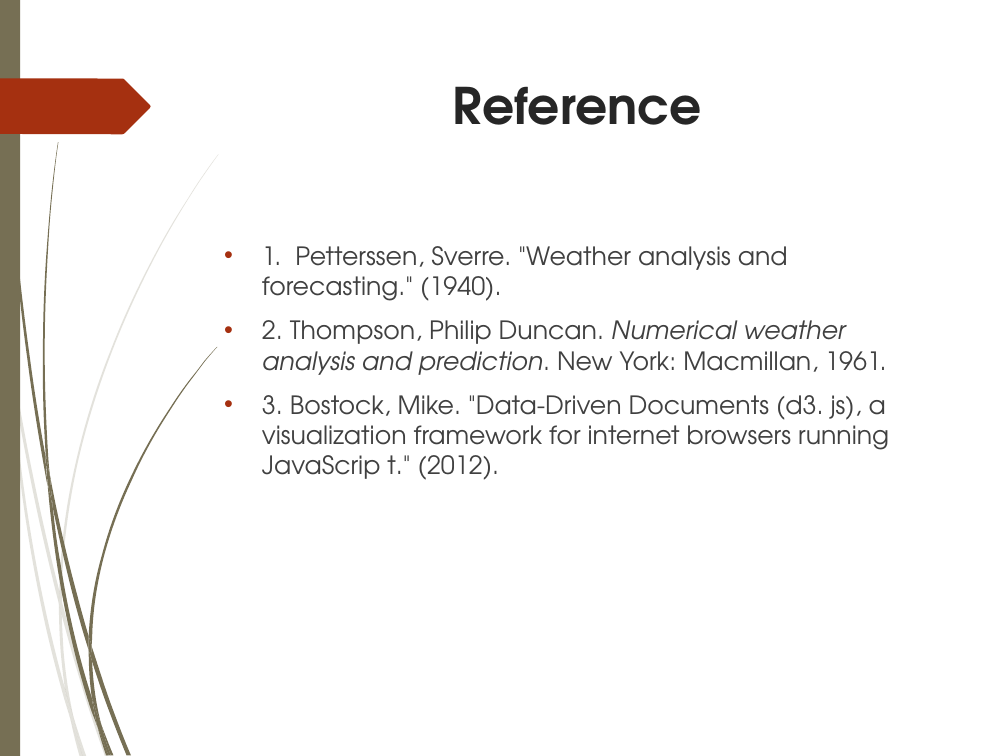
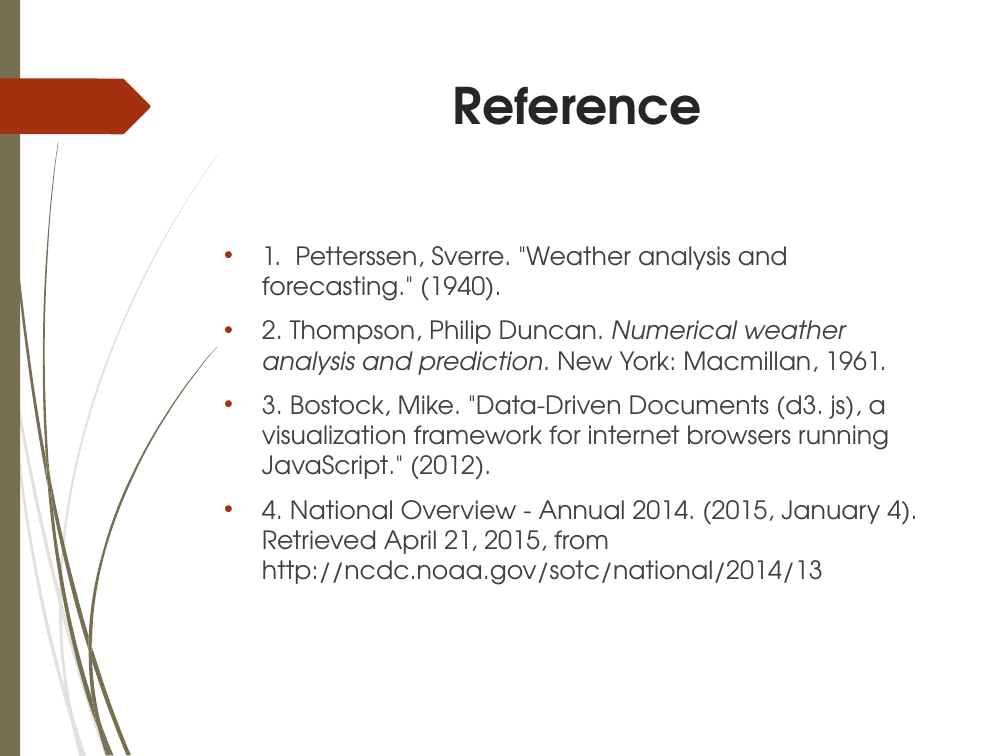
Before and after one commit to Iron-Ham/CPS585, a slide deck: slide 27 of cps585-weather analysis.ppt (slide 25 before the commit). Drawn at 1008x756 pixels with LibreOffice and Linux fonts; fonts in the diff are those of the drawing; background and template pictures are left out. Boxes give left, top, right and bottom in pixels: in the first picture for what was removed or moved away, otherwise in the second. Text is boxed around its words. In the diff, an @@ line names an element or a change of style, - is before the commit and + after.

```diff
--- a/cps585-weather analysis.ppt
+++ b/cps585-weather analysis.ppt
@@ text at (262, 395, 917, 585): text changed @@
-• 3. Bostock, Mike. "Data-Driven Documents (d3. js), a visualization framework for internet browsers running JavaScrip t." (2012).
+• 3. Bostock, Mike. "Data-Driven Documents (d3. js), a visualization framework for internet browsers running JavaScript." (2012).
+• 4. National Overview - Annual 2014. (2015, January 4). Retrieved April 21, 2015, from http://ncdc.noaa.gov/sotc/national/2014/13
```
Also in this commit, not shown: 2 other slides changed, 2 slides added.
